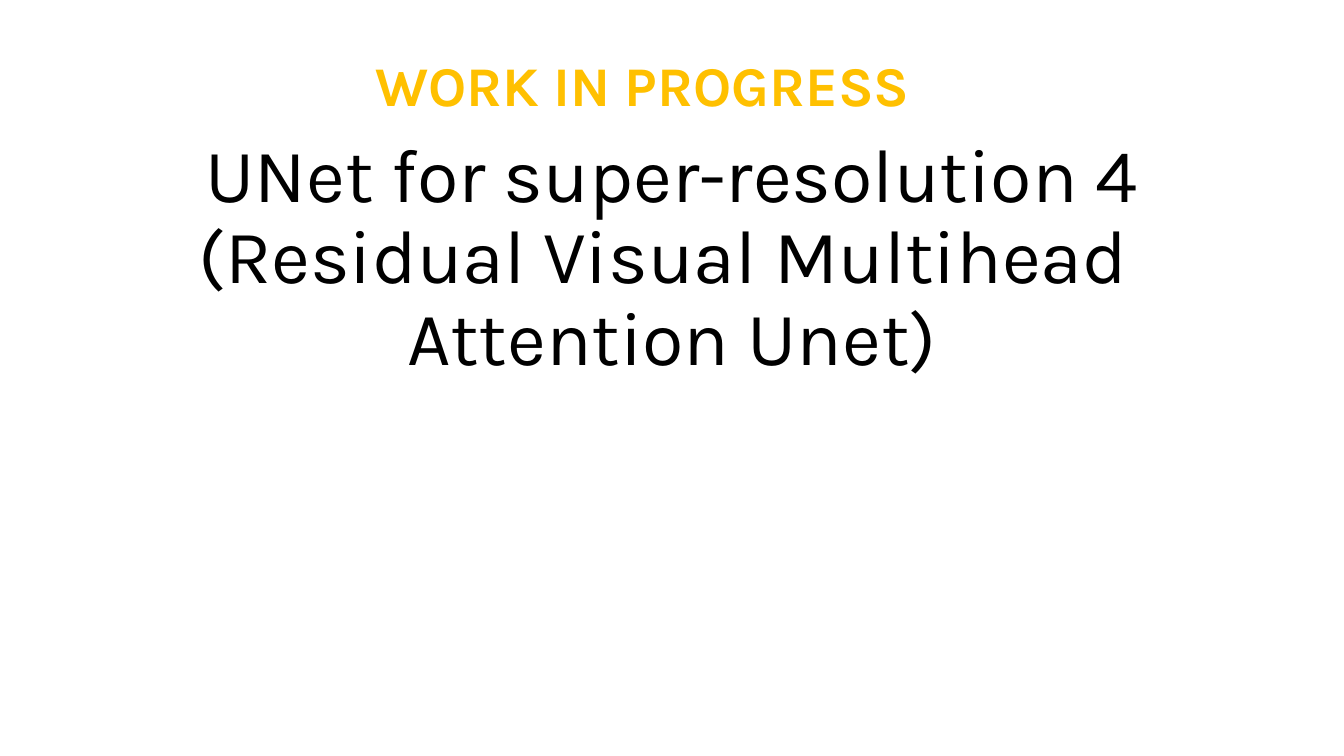
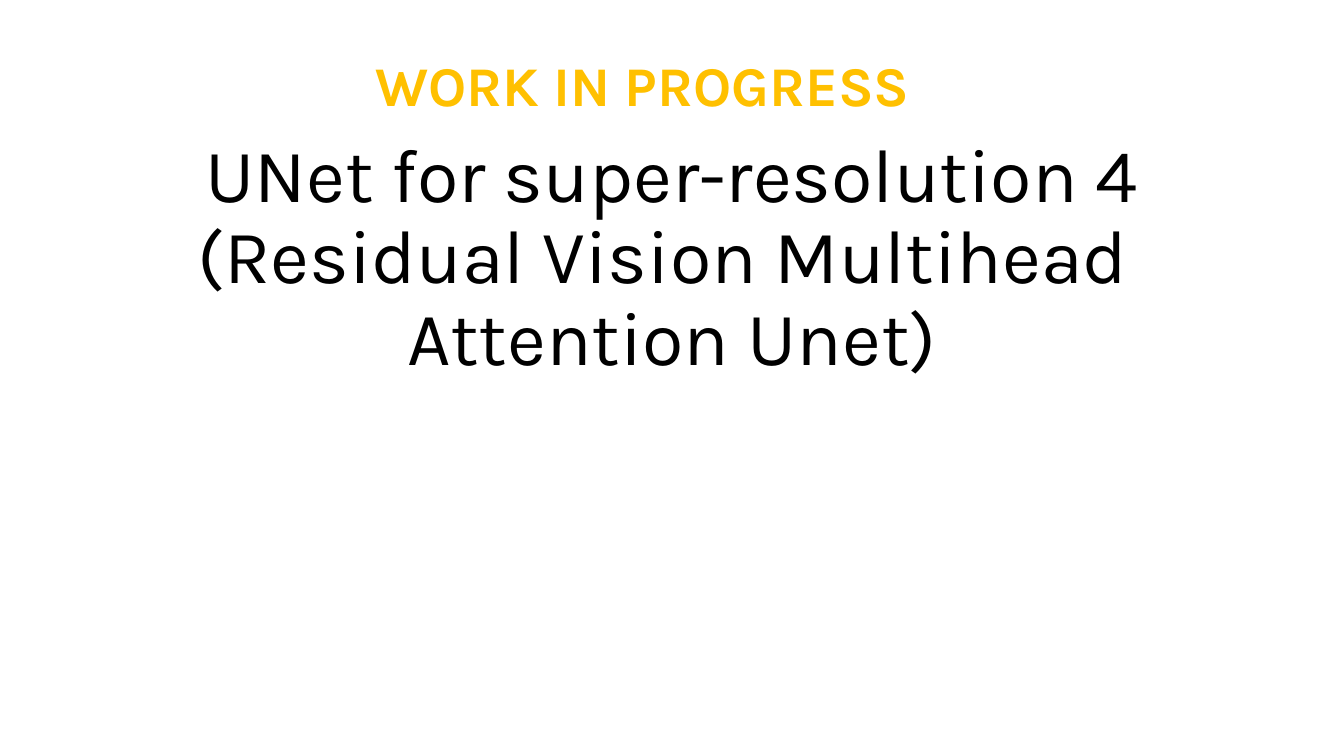
Before and after one commit to AdrianoEttari/DiffusionRemoteSensing, a slide deck: slide 12 of models_representation.pptx. Drawn at 1344x756 pixels with LibreOffice and Linux fonts; fonts in the diff are those of the drawing. Boxes give left, top, right and bottom in pixels: in the first picture for what was removed or moved away, otherwise in the second. Text is boxed around its words. In the diff, an @@ line names an element or a change of style, - is before the commit and + after.

```diff
--- a/models_representation.pptx
+++ b/models_representation.pptx
@@ title at [198,150,1138,374]: text changed @@
-UNet for super-resolution 4
-(Residual Visual Multihead
-Attention Unet)
+UNet for super-resolution 4
+(Residual Vision Multihead
+Attention Unet)
```
Also in this commit, not shown: 1 other slide changed, 1 other file.
